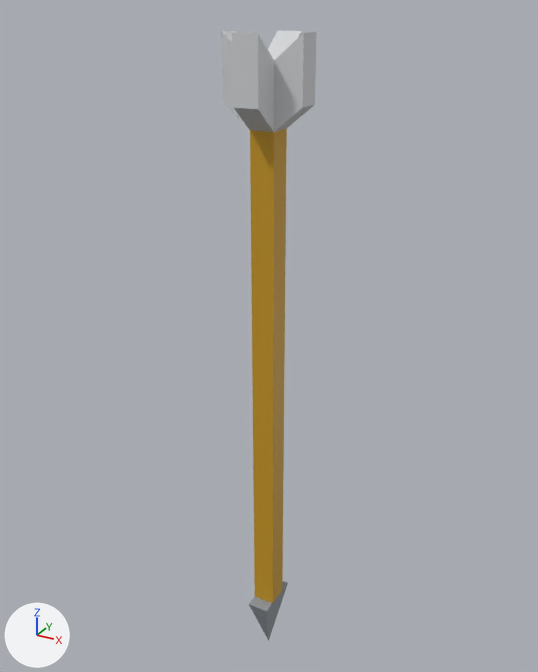
The Blender file Assets/Art/Models/Unit/Projectiles/Arrow.blend as it was, and as the next commit left it.
Before and after are seen from a camera (50 mm lens) standing at (3.58, -6.5, 6.71) and looking at (-0.11, 0.22, 3.35). The lights are fixed; the arrows at lower left show +X, +Y and +Z.

In view in the first picture: 'Arrow'.
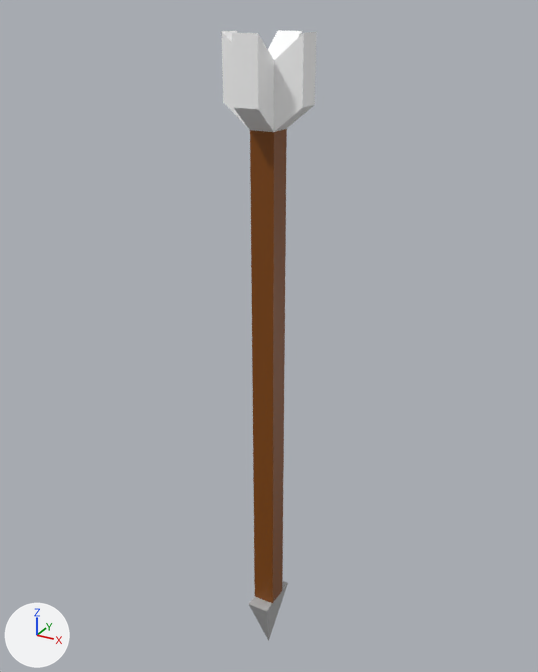
Pixel boxes [x1, y1, x2, y2] of what changed, in the pictures (538 x 672 px):
'Arrow', surface changed
    both: [221, 30, 317, 640]
part 1 of me_cube_001, surface changed
    both: [221, 30, 317, 641]

Diff of the bpy script that builds the scene:
```diff
--- a/Assets/Art/Models/Unit/Projectiles/Arrow.blend.py
+++ b/Assets/Art/Models/Unit/Projectiles/Arrow.blend.py
@@ img_colorpalette_png @@
+img_colorpalette_png = load_image('ColorPalette.png', '../../../ColorPalette.png', 8, 8, 'sRGB')
@@ mat_material @@
 mat_material = principled_material('Material')
-mat_material.texture = img_palette_png
+mat_material.texture = img_colorpalette_png
@@ me_cube_001 @@
 me_cube_001.from_pydata(...)  # 33 vertices, 35 faces; spans x -0.43..0.43, y -0.43..0.43, z -0.94..6.52
 # used by ob_arrow; location = (0.0, 0.0, 0.0)
+# me_cube_001 part 1: texture (UV) coordinates of 35 of 35 faces, centred in x -0.43..0.43, y -0.43..0.43, z -0.4..6.4, changed; they spanned u 0.49..0.92, v 0.15..0.83 and now span u 0.07..0.41, v 0.18..0.3
 me_cube_001.materials.append(mat_material)
```
